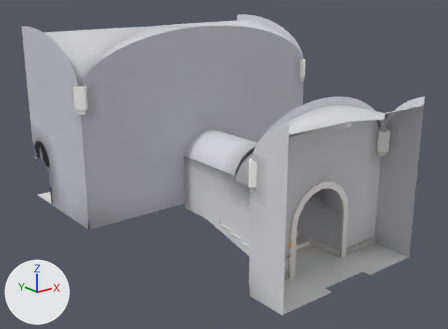
The glTF model assets/models/crypt/crypt_03_bb.glb: old version first, new version second.
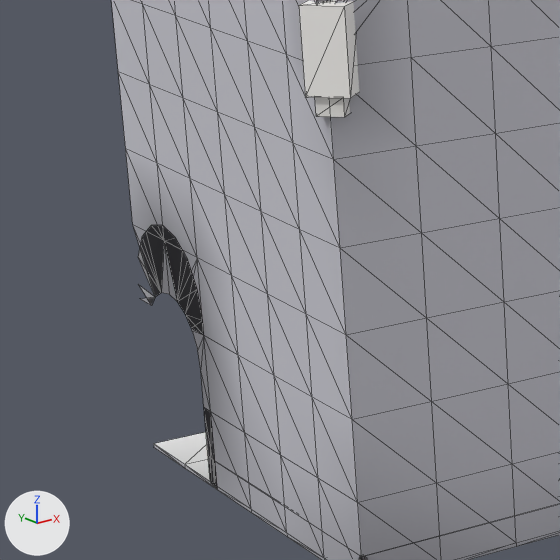
Each version appears first whole from a 50 mm lens placed at (11.11, -112.0, 6.58), pointed at (30.3, -88.01, -3.01), and next in a close-up on the part from 0% to 31% of the width and 26% to 68% of the height. Arrows for +X, +Y and +Z are at lower left; the lights stay in place. The first two pictures are the older version. The close-ups show mesh edges as thin lines. Vertices at exactly the same position are counted once.

Before the edit, the objects in view are built like this:
```python
me_crypt_03_bb = bpy.data.meshes.new('crypt_03_bb')
me_crypt_03_bb.from_pydata(...)  # 1767 vertices, 2669 faces; spans x 22.8..37.2, y -98.0..-77.0, z -8.6..4.0
me_crypt_03_bb.materials.append(mat_layer_grave_slab)
me_crypt_03_bb.materials.append(mat_layer_crypt_wall_dressed)
me_crypt_03_bb.materials.append(mat_layer_crypt_wall_wall_dark)
me_crypt_03_bb.materials.append(mat_layer_crypt_wall)
me_crypt_03_bb.materials.append(mat_layer_crypt_wall_rib)
me_crypt_03_bb.materials.append(mat_layer_crypt_floor)
me_crypt_03_bb.materials.append(mat_layer_iron)
me_crypt_03_bb.materials.append(mat_layer_timber)
me_crypt_03_bb.materials.append(mat_fire_torch)
ob_crypt_03_bb = bpy.data.objects.new('crypt_03_bb', me_crypt_03_bb)
ob_crypt_03_bb.location = (0.0, 0.0, 0.0)
```
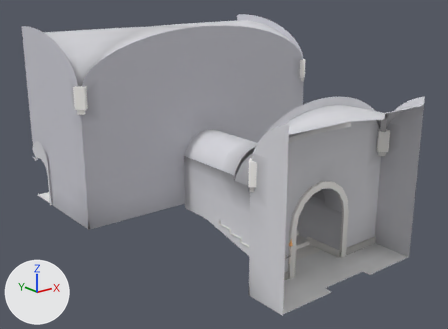
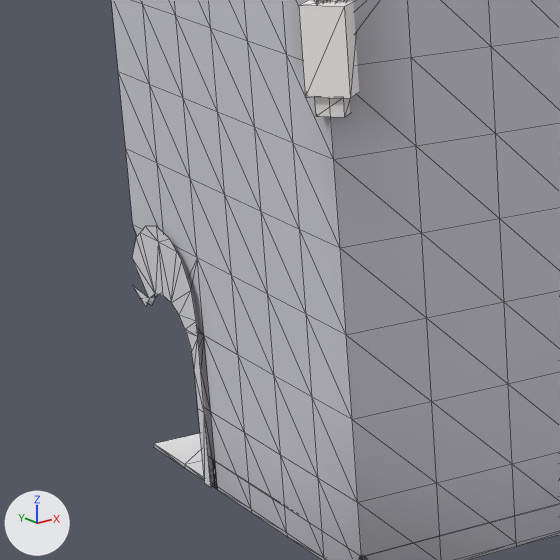
Changed parts and their boxes [x1, y1, x2, y2] in the close-ups (560 x 560 px; the box of a moved part takes in the faces that stretch with it):
part 1 of me_crypt_03_bb, moved or reshaped
    before: [138, 225, 217, 486]
    after: [132, 226, 211, 487]
part 2 of me_crypt_03_bb, recoloured
    both: [128, 169, 253, 499]

Patch to the scene script:
```diff
--- a/assets/models/crypt/crypt_03_bb.glb.py
+++ b/assets/models/crypt/crypt_03_bb.glb.py
@@ me_crypt_03_bb @@
 # used by ob_crypt_03_bb; location = (0.0, 0.0, 0.0)
-me_crypt_03_bb.from_pydata(...)  # 1767 vertices, 2669 faces; spans x 22.8..37.2, y -98.0..-77.0, z -8.6..4.0
+me_crypt_03_bb.from_pydata(...)  # 1783 vertices, 2676 faces; spans x 22.8..37.2, y -98.0..-77.0, z -8.6..4.0
+# me_crypt_03_bb part 1
+# 10 vertices are removed from x 23.0, y -83.0..-81.0, z -2.8..-1.8
+# 18 faces are deleted
+# 1 vertex moves from x 23.0, y -82.7, z -2.1 to x 22.9, y -82.8, z -4.0
+# 26 vertices are added at x 22.9, y -83.0..-81.0, z -5.0..-1.8
+# 25 new faces join them, mat_layer_crypt_wall
+# me_crypt_03_bb part 2: 159 kept faces spanning x 23.0..37.2, y -96.0..-81.0, z -8.6..1.7 get new vertex colours
+# other edits to the shape of me_crypt_03_bb do not show in these pictures
 me_crypt_03_bb.materials.append(mat_layer_grave_slab)
```
